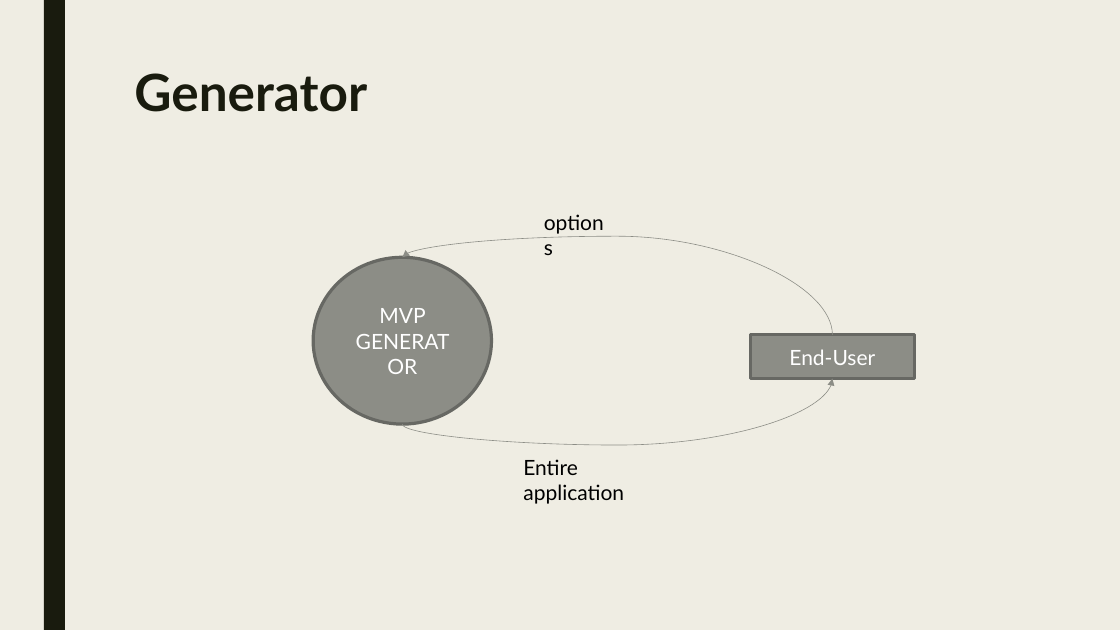
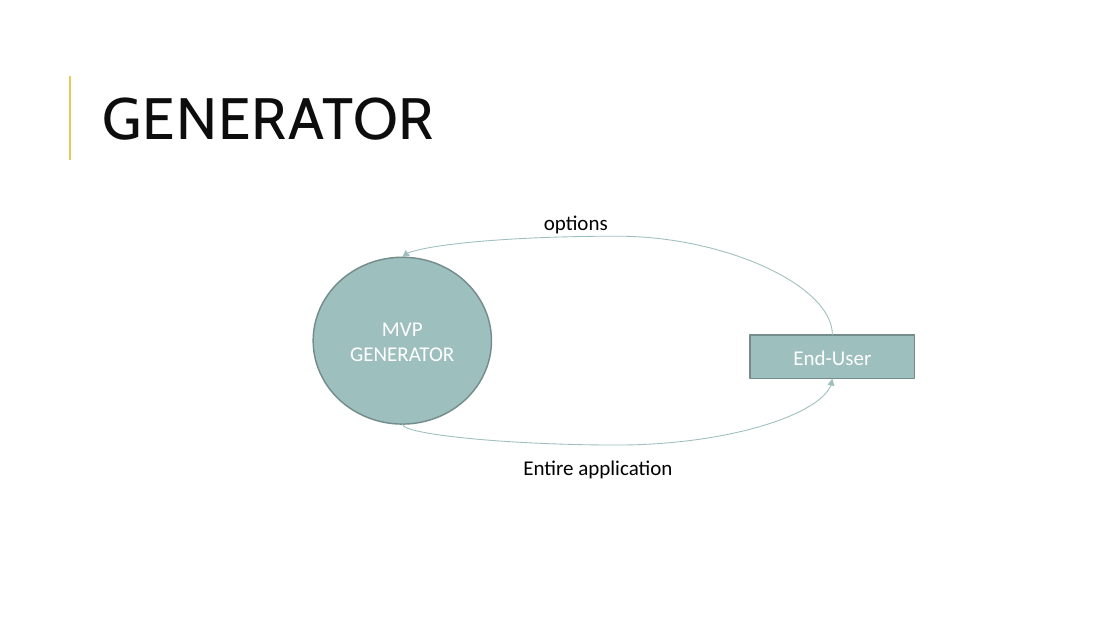
Before and after one commit to bogas04/MVP-Generator, a slide deck: slide 24 of docs/Final/Presentation.pptx (slide 21 before the commit). Drawn at 1120x630 pixels with LibreOffice and Linux fonts; fonts in the diff are those of the drawing. Boxes give left, top, right and bottom in pixels: in the first picture for what was removed or moved away, otherwise in the second. Text is boxed around its words. In the diff, an @@ line names an element or a change of style, - is before the commit and + after.

```diff
--- a/docs/Final/Presentation.pptx
+++ b/docs/Final/Presentation.pptx
@@ background #EFEDE3 to #FFFFFF @@
@@ rectangle removed at (44, 0, 65, 630) @@
@@ title "GENERATOR" at (102, 97, 434, 140): vertical alignment top to middle @@
@@ line added from (70, 160) to (70, 76), #E3CC5A 1.5 pt @@
@@ title at (102, 97, 434, 140): text changed; size 44 to 50 pt; font Lato to Cabin; text colour #191B0E to #0D0D0D; bold off @@
-Generator
+GENERATOR
@@ text "options" at (544, 215, 608, 234): font Lato to Calibri @@
@@ curved arrow (833, 335) - (402, 257): stroke #8C8D86 0.5 pt to #9DBFBE 0.75 pt @@
@@ ellipse "MVP GENERATOR" at (313, 257, 492, 424): font Lato to Calibri; fill #8C8D86 to #9DBFBE; outline #686863 2.75 pt to #748D8D 1.25 pt @@
@@ rectangle "End-User" at (750, 335, 915, 379): font Lato to Calibri; fill #8C8D86 to #9DBFBE; outline #686863 2.75 pt to #748D8D 1.25 pt @@
@@ curved arrow (402, 424) - (833, 379): stroke #8C8D86 0.5 pt to #9DBFBE 0.75 pt @@
@@ text "Entire application" at (523, 460, 672, 479): font Lato to Calibri @@
```
Also in this commit, not shown: 13 other slides changed, 17 slides added, 13 slides removed, 1 other file.
